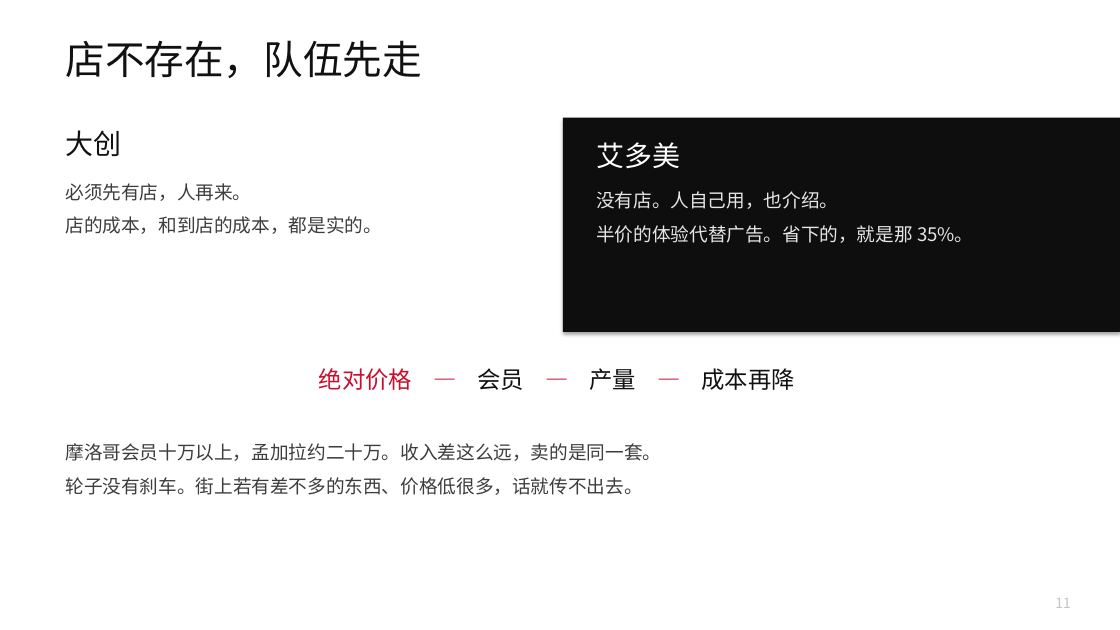
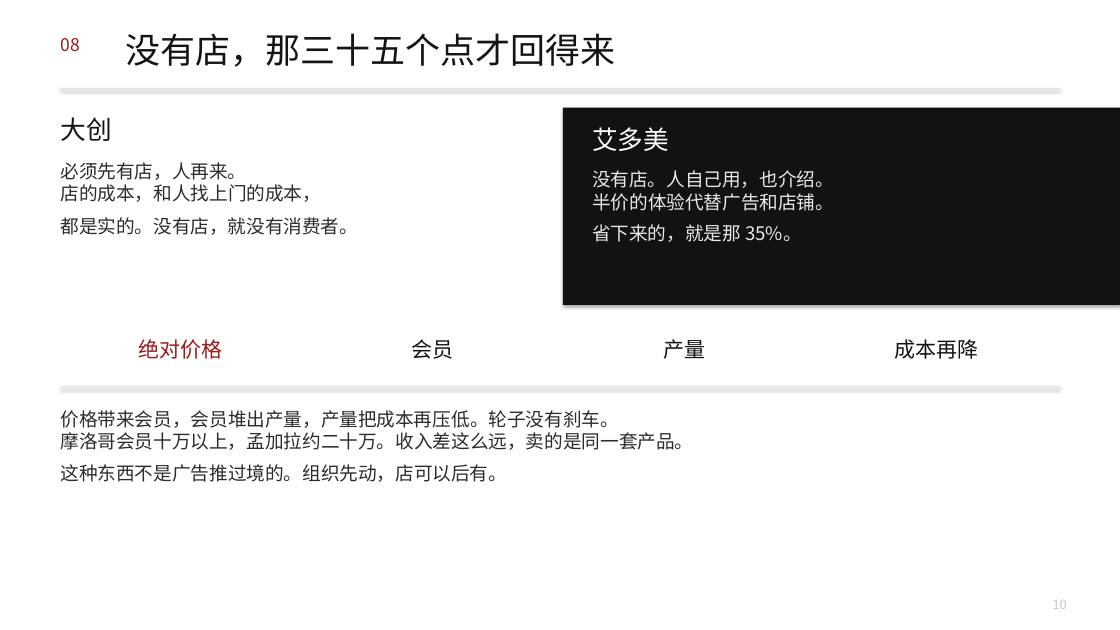
Before and after one commit to headshot9999/xiaoyi, a slide deck: slide 10 of 艾多美何以成为100兆韩元企业.pptx (slide 11 before the commit). Drawn at 1120x630 pixels with LibreOffice and Linux fonts; fonts in the diff are those of the drawing. Boxes give left, top, right and bottom in pixels: in the first picture for what was removed or moved away, otherwise in the second. Text is boxed around its words. In the diff, an @@ line names an element or a change of style, - is before the commit and + after.

```diff
--- a/艾多美何以成为100兆韩元企业.pptx
+++ b/艾多美何以成为100兆韩元企业.pptx
@@ text added at bbox=[60, 38, 79, 51], 15 pt, text #9E1B1B @@
+08
@@ text removed at bbox=[65, 40, 422, 78] @@
-店不存在，队伍先走
@@ text added at bbox=[126, 33, 616, 67], 30 pt, text #141414 @@
+没有店，那三十五个点才回得来
@@ rectangle added at bbox=[60, 88, 1060, 89], fill #E2E2E2 @@
@@ text "大创": place and size @@
-text "大创" at bbox=[65, 130, 121, 156]
+text "大创" at bbox=[60, 117, 111, 141]
@@ text "大创" at bbox=[60, 117, 111, 141]: size 24 to 22 pt, text colour #111111 to #141414 @@
@@ rectangle: place and size @@
-rectangle at bbox=[563, 118, 1120, 332]
+rectangle at bbox=[563, 108, 1120, 305]
@@ rectangle at bbox=[563, 108, 1120, 305]: fill #0E0E0E to #121212 @@
@@ text "艾多美": place and size @@
-text "艾多美" at bbox=[596, 142, 680, 169]
+text "艾多美" at bbox=[592, 127, 669, 151]
@@ text "艾多美" at bbox=[592, 127, 669, 151]: size 24 to 22 pt @@
@@ text at bbox=[60, 162, 358, 235]: text changed; text colour #3D3D3D to #2C2C2C @@
-必须先有店，人再来。
-店的成本，和到店的成本，都是实的。
+必须先有店，人再来。
+店的成本，和人找上门的成本，
+都是实的。没有店，就没有消费者。
@@ text at bbox=[592, 170, 834, 242]: text changed; text colour #E6E6E6 to #E8E8E8 @@
-没有店。人自己用，也介绍。
-半价的体验代替广告。省下的，就是那 35%。
+没有店。人自己用，也介绍。
+半价的体验代替广告和店铺。
+省下来的，就是那 35%。
@@ text added at bbox=[138, 339, 222, 359], 18 pt, text #9E1B1B @@
+绝对价格
@@ text added at bbox=[411, 339, 453, 359], 18 pt, text #141414 @@
+会员
@@ text added at bbox=[663, 339, 705, 359], 18 pt, text #141414 @@
+产量
@@ text added at bbox=[894, 339, 978, 359], 18 pt, text #141414 @@
+成本再降
@@ rectangle added at bbox=[60, 386, 1060, 387], fill #E2E2E2 @@
@@ text removed at bbox=[319, 368, 795, 390] @@
-绝对价格 — 会员 — 产量 — 成本再降
@@ text at bbox=[60, 410, 693, 482]: text changed; text colour #3D3D3D to #2C2C2C @@
-摩洛哥会员十万以上，孟加拉约二十万。收入差这么远，卖的是同一套。
-轮子没有刹车。街上若有差不多的东西、价格低很多，话就传不出去。
+价格带来会员，会员堆出产量，产量把成本再压低。轮子没有刹车。
+摩洛哥会员十万以上，孟加拉约二十万。收入差这么远，卖的是同一套产品。
+这种东西不是广告推过境的。组织先动，店可以后有。
@@ text removed at bbox=[1055, 598, 1071, 608] @@
-11
@@ text added at bbox=[1053, 600, 1067, 609], 11 pt, text #C8C8C8 @@
+10
```
Also in this commit, not shown: 11 other slides changed, 2 slides added, 3 slides removed, 2 other files.
